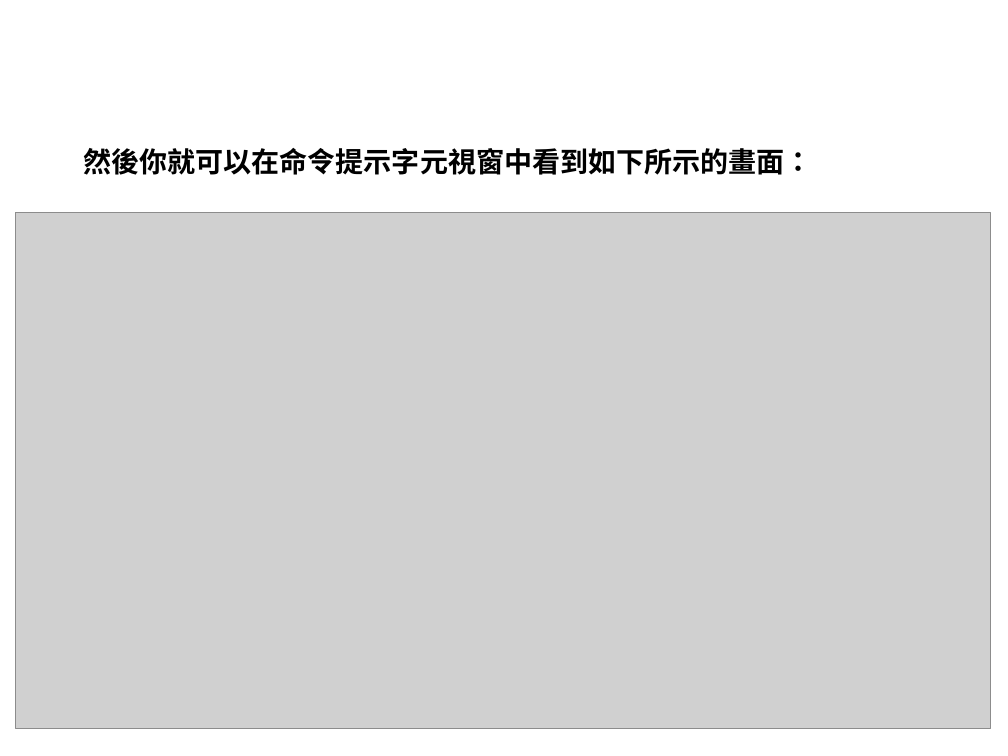
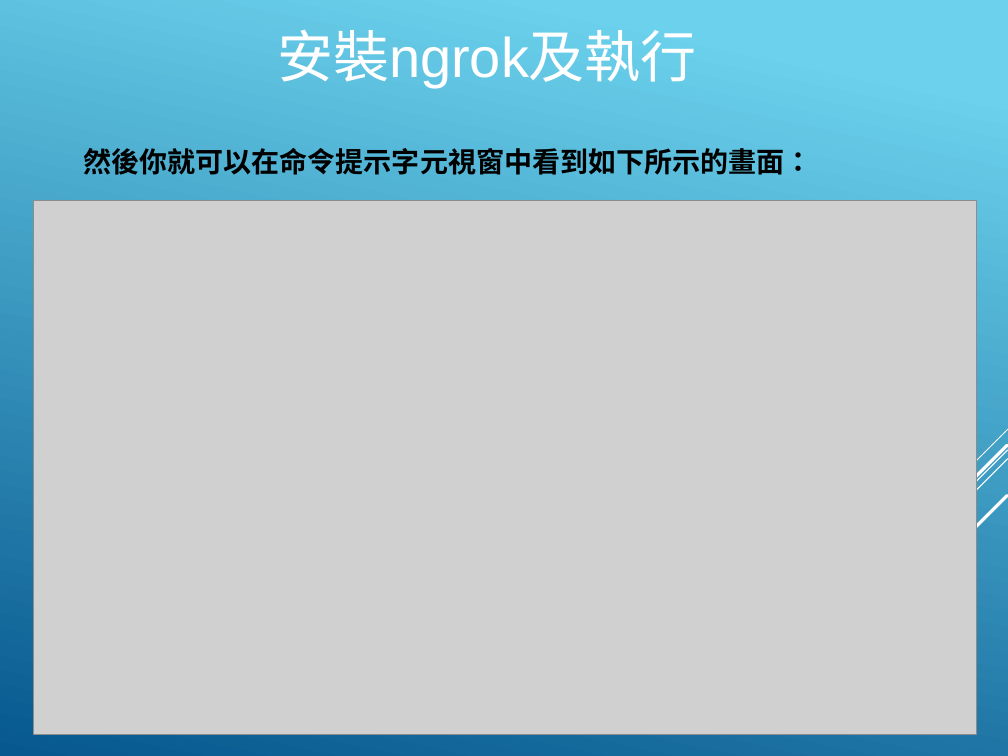
Before and after one commit to hyper570908/nodeDemo, a slide deck: slide 25 of doc/Line_BOT.pptx (slide 14 before the commit). Drawn at 1008x756 pixels with LibreOffice and Linux fonts; fonts in the diff are those of the drawing; grey boxes stand for pictures; background and template pictures are left out. Boxes give left, top, right and bottom in pixels: in the first picture for what was removed or moved away, otherwise in the second. Text is boxed around its words. In the diff, an @@ line names an element or a change of style, - is before the commit and + after.

Commit message:
[0.0.17] Update line bot ppt

```diff
--- a/doc/Line_BOT.pptx
+++ b/doc/Line_BOT.pptx
@@ background picture (left out) to gradient #6ED2EB to #06588E @@
@@ text "安裝ngrok及執行" at (277,30,697,89): size 20 to 40 pt, bold off; line spacing 1 to 0.9 @@
@@ text "然後你就可以在命令提示字元視窗中看到如下所示的畫面：" at (83,148,812,175): font Calibri to League Spartan @@
@@ picture: place and size @@
-picture at (16,213,991,729)
+picture at (34,201,977,735)
@@ group added at (736,429,1008,723): 5 lines @@
```
Also in this commit, not shown: 16 other slides changed, 12 slides added, 1 slide removed.
